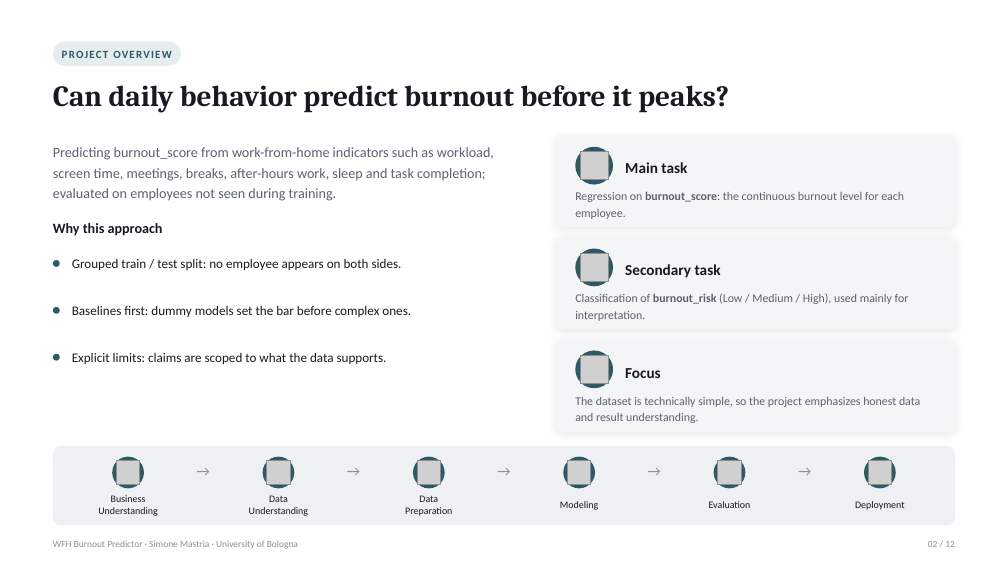
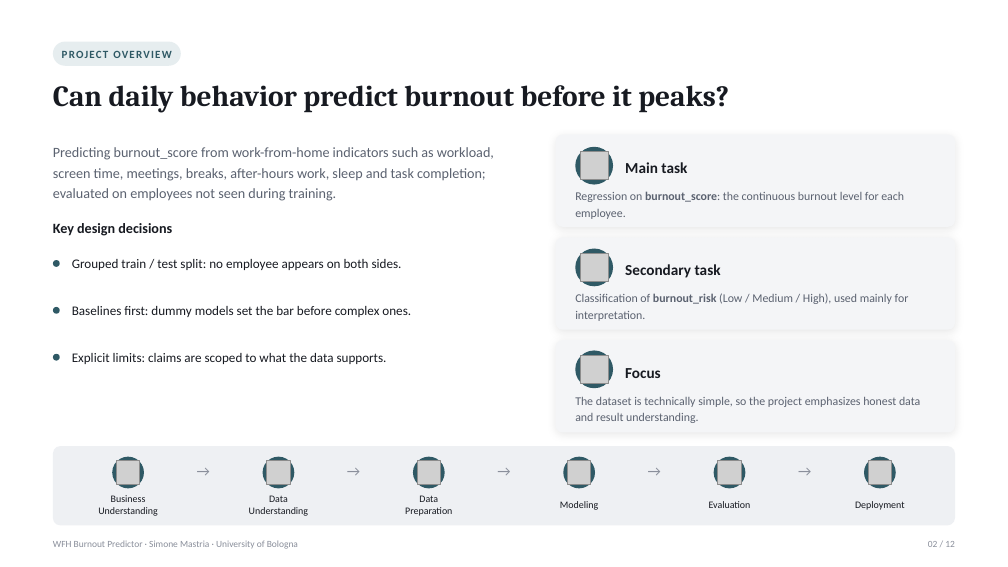
Before and after one commit to simonemastria/WFH-Burnout-Predictor, a slide deck: slide 2 of Report/WFH_Burnout_Predictor.pptx. Drawn at 1008x567 pixels with LibreOffice and Linux fonts; fonts in the diff are those of the drawing; grey boxes stand for pictures. Boxes give left, top, right and bottom in pixels: in the first picture for what was removed or moved away, otherwise in the second. Text is boxed around its words. In the diff, an @@ line names an element or a change of style, - is before the commit and + after.

```diff
--- a/Report/WFH_Burnout_Predictor.pptx
+++ b/Report/WFH_Burnout_Predictor.pptx
@@ text at [53, 223, 172, 236]: text changed @@
-Why this approach
+Key design decisions
```
Also in this commit, not shown: 10 other slides changed, 2 other files.
